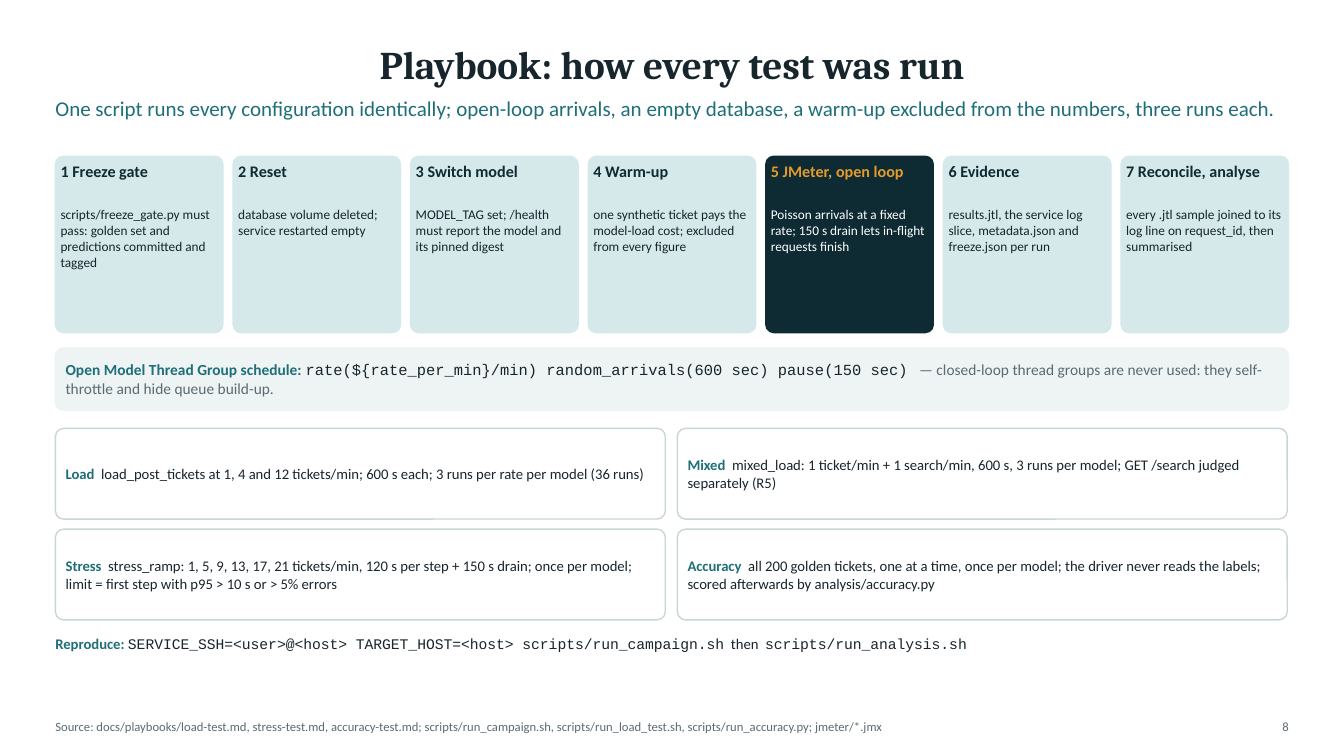
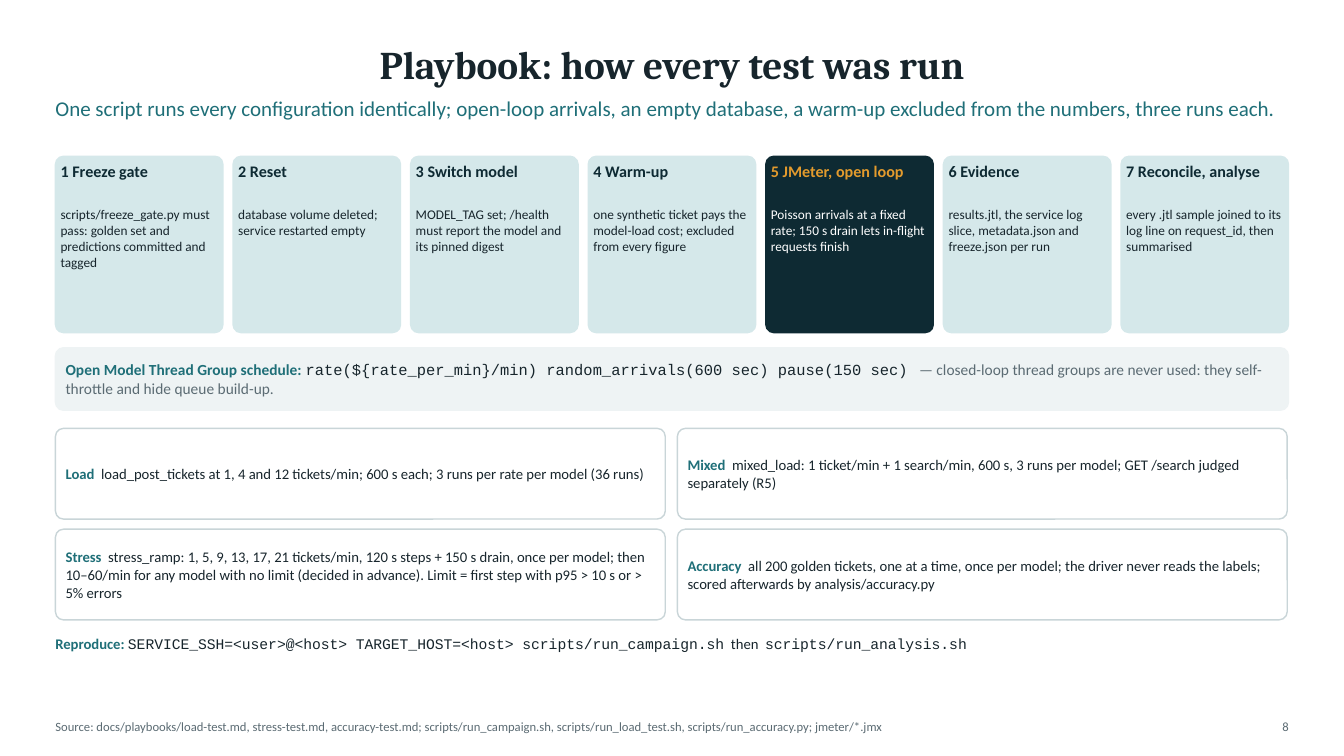
Before and after one commit to Fokku/ICT3113-PTO, a slide deck: slide 8 of slides/Group10.pptx. Drawn at 1344x756 pixels with LibreOffice and Linux fonts; fonts in the diff are those of the drawing. Boxes give left, top, right and bottom in pixels: in the first picture for what was removed or moved away, otherwise in the second. Text is boxed around its words. In the diff, an @@ line names an element or a change of style, - is before the commit and + after.

```diff
--- a/slides/Group10.pptx
+++ b/slides/Group10.pptx
@@ text at (x1=66, y1=551, x2=645, y2=598): text changed @@
-Stress stress_ramp: 1, 5, 9, 13, 17, 21 tickets/min, 120 s per step + 150 s drain; once per model; limit = first step with p95 > 10 s or > 5% errors
+Stress stress_ramp: 1, 5, 9, 13, 17, 21 tickets/min, 120 s steps + 150 s drain, once per model; then 10–60/min for any model with no limit (decided in advance). Limit = first step with p95 > 10 s or > 5% errors
```
Also in this commit, not shown: 3 other slides changed, 2 other files.
